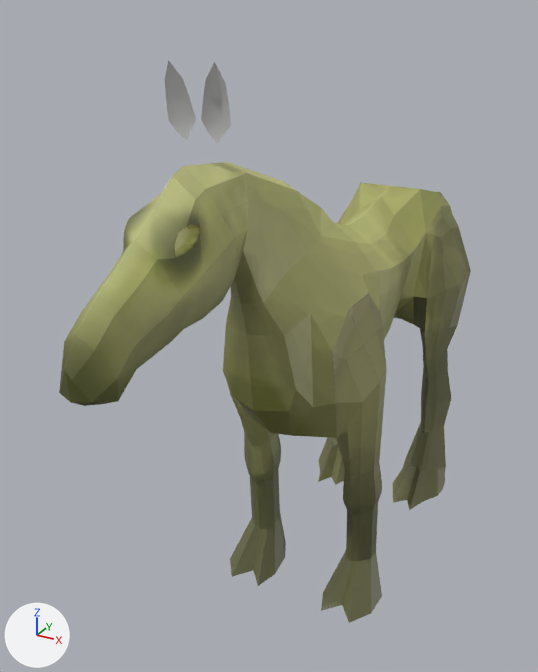
A saved change to the FBX model ART FOLDER/3D/animations/horse run separate.fbx.
Both versions are drawn from a 50 mm lens placed at (0.276, -0.819, 0.784), pointed at (-0.035, -0.254, 0.501). Every picture has the same lights, and +X, +Y and +Z are marked at lower left. Where no turn or scale is listed for an object, it has been applied to the vertices.

The scene before the commit, as lines of its bpy script (objects in view):
```python
mat_pasted__lambert3 = principled_material('pasted__lambert3')
mat_pasted__lambert3.texture = img_horse_texture_png  # with its transparency
me_mesh = bpy.data.meshes.new('Mesh')
me_mesh.from_pydata(...)  # 909 vertices, 700 faces; spans x -0.088..0.086, y -0.397..0.22, z -0.224..0.257
me_mesh.materials.append(mat_pasted__lambert3)  # picture img_horse_texture_png
me_mesh_001 = bpy.data.meshes.new('Mesh.001')
me_mesh_001.from_pydata(...)  # 12 vertices, 6 faces; spans x -0.729..0.729, y -0.343..0.343, z -0.475..0.475
me_mesh_001.materials.append(mat_lambert1)  # grey #bcbcbc
me_mesh_002 = bpy.data.meshes.new('Mesh.002')
me_mesh_002.from_pydata(...)  # 12 vertices, 6 faces; spans x -0.612..0.612, y -0.351..0.351, z -0.567..0.567
me_mesh_002.materials.append(mat_lambert1)  # grey #bcbcbc
ob_pasted__ear_l = bpy.data.objects.new('pasted__ear_L', me_mesh_002)
ob_pasted__ear_l.location = (0.014, -0.411, 0.729)
ob_pasted__ear_l.rotation_euler = (2.803, 0.904, -0.214)  # degrees (161, 52, -12)
ob_pasted__ear_l.scale = (0.0286, 0.0286, 0.0286)
ob_pasted__ear_r = bpy.data.objects.new('pasted__ear_R', me_mesh_001)
ob_pasted__ear_r.location = (-0.015, -0.411, 0.728)
ob_pasted__ear_r.rotation_euler = (2.803, 0.904, -0.214)  # degrees (161, 52, -12)
ob_pasted__ear_r.scale = (0.0286, 0.0286, 0.0286)
ob_pasted__horse = bpy.data.objects.new('pasted__horse', me_mesh)
ob_pasted__horse.location = (0.0, -0.153, 0.436)
```
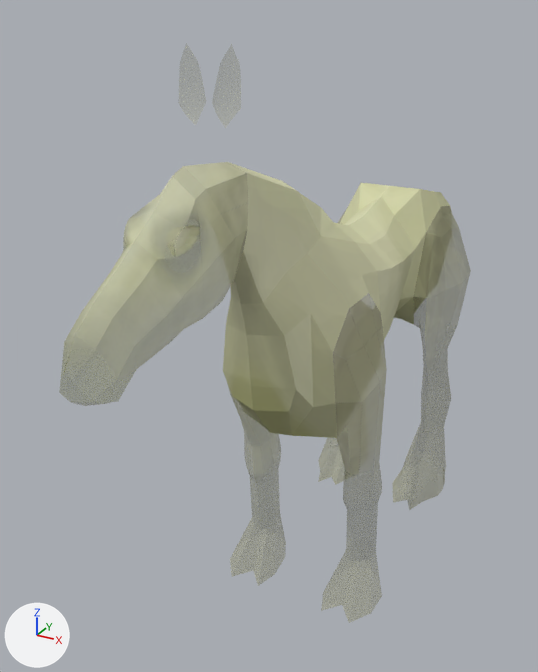
What differs and where, as boxes (x1, y1, x2, y2) in the pictures (538 x 672 px):
'pasted__horse', surface changed, recoloured: (59, 162, 471, 623) in both
'pasted__ear_L', surface changed, recoloured, moved, turned (not visible afterwards): before (201, 62, 231, 144)
'pasted__ear_R', surface changed, recoloured, moved, turned (not visible afterwards): before (165, 60, 196, 141)
part 1 of me_mesh, recoloured (beige to grey): before (59, 178, 171, 402); after (66, 178, 201, 358)
part 2 of me_mesh, recoloured: (72, 162, 248, 372) in both

Edits to the bpy script that builds the scene:
```text
Change img_horse_texture_png:
    img_horse_texture_png: load_image('horse texture.png', '_unpacked/horse_texture.png', 1024, 1024, 'sRGB') -> load_image('horse texture.png', '../characters/TEXTURES/horse texture.png', 1024, 1024, 'Non-Color')
Change mat_pasted__lambert3:
    add n3 = _N.new('ShaderNodeTexImage'); n3.name = 'Image Texture.001'
    add n3.image = img_horse_texture_png
    where n2 = _N.new('ShaderNodeTexImage'); n2.name = 'Image Texture'
    where n0 = _N.new('ShaderNodeBsdfPrincipled'); n0.name = 'Principled BSDF'
    remove _L.new(n2.outputs[1], n0.inputs[4])  # 'Alpha' to 'Alpha'
    add _L.new(n3.outputs[0], n0.inputs[4])  # 'Color' to 'Alpha'
Add mat_lambert5:
    mat_lambert5 = principled_material('lambert5')
    mat_lambert5.texture = img_horse_texture_png
Add mat_lambert2:
    mat_lambert2 = bpy.data.materials.new('lambert2')
    # uses the picture img_horse_texture_png
Add mat_lambert3:
    mat_lambert3 = bpy.data.materials.new('lambert3')
    # uses the picture img_horse_texture_png
Add mat_lambert6:
    mat_lambert6 = bpy.data.materials.new('lambert6')
    # uses the picture img_horse_texture_png
Change me_mesh_002:
    where me_mesh_002.from_pydata(...)  # 12 vertices, 6 faces; spans x -0.612..0.612, y -0.351..0.351, z -0.567..0.567
    remove me_mesh_002.materials.append(mat_lambert1)  # grey #bcbcbc
    add me_mesh_002.materials.append(mat_lambert6)
Change me_mesh:
    where me_mesh.from_pydata(...)  # 909 vertices, 700 faces; spans x -0.088..0.086, y -0.397..0.22, z -0.224..0.257
    used by ob_pasted__horse; location = (0.0, -0.153, 0.436)
    me_mesh part 1: all 57 faces centred in x -0.024..-0.001, y -0.396..-0.235, z 0.138..0.249 switch from mat_pasted__lambert3 (picture img_horse_texture_png) to mat_lambert2
    me_mesh part 2: all 57 faces centred in x 0.001..0.024, y -0.396..-0.235, z 0.138..0.249 switch from mat_pasted__lambert3 (picture img_horse_texture_png) to mat_lambert3
    add me_mesh.materials.append(mat_lambert5)  # picture img_horse_texture_png
Change me_mesh_001:
    where me_mesh_001.from_pydata(...)  # 12 vertices, 6 faces; spans x -0.729..0.729, y -0.343..0.343, z -0.475..0.475
    remove me_mesh_001.materials.append(mat_lambert1)  # grey #bcbcbc
    add me_mesh_001.materials.append(mat_lambert6)
Change ob_pasted__ear_l:
    ob_pasted__ear_l.location: (0.014, -0.411, 0.729) -> (0.014, -0.396, 0.738)
    ob_pasted__ear_l.rotation_euler: (2.803, 0.904, -0.214) -> (2.509, 0.84, -0.44)  # degrees (161, 52, -12) -> degrees (144, 48, -25)
Change ob_pasted__ear_r:
    ob_pasted__ear_r.location: (-0.015, -0.411, 0.728) -> (-0.015, -0.396, 0.737)
    ob_pasted__ear_r.rotation_euler: (2.803, 0.904, -0.214) -> (2.509, 0.84, -0.44)  # degrees (161, 52, -12) -> degrees (144, 48, -25)
```
